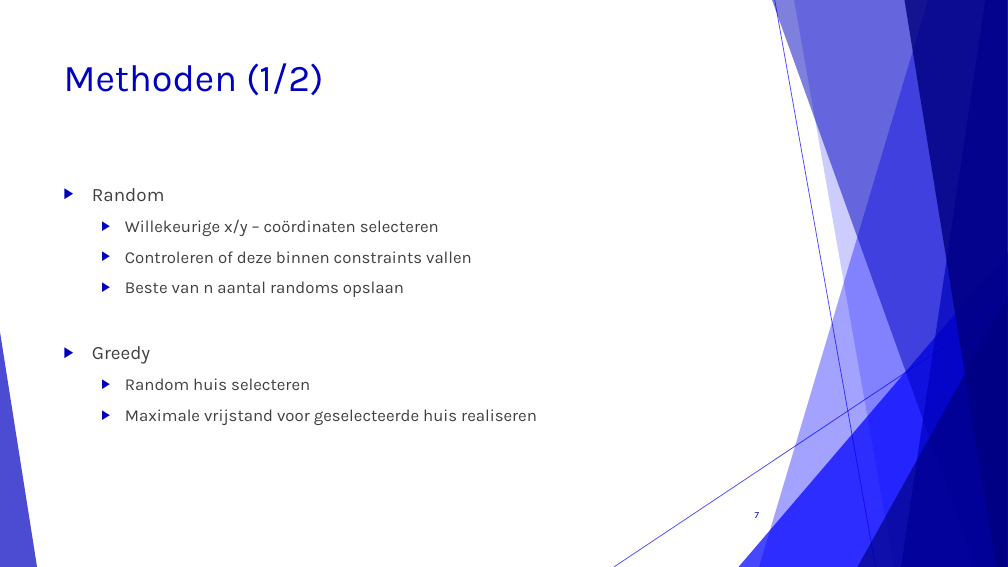
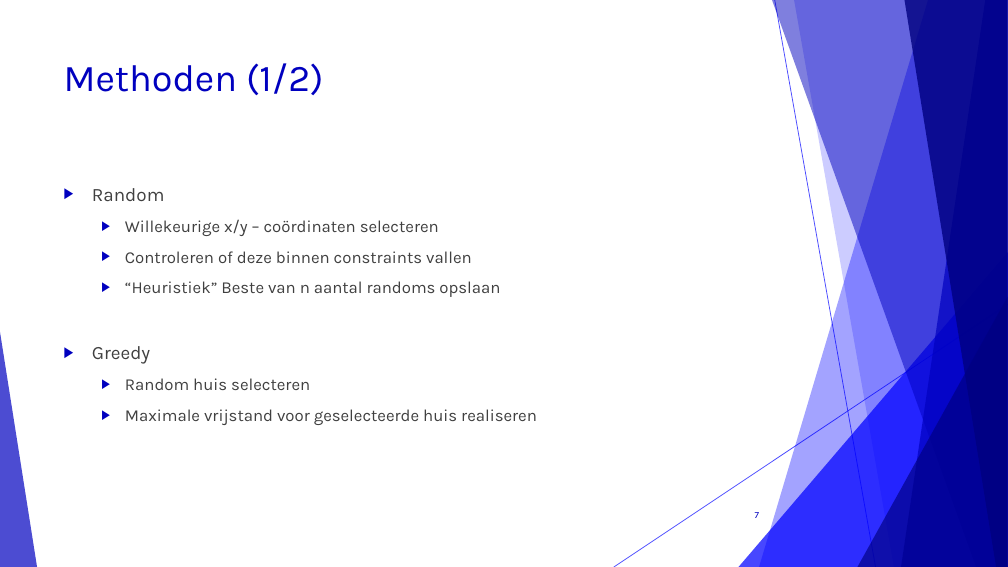
Before and after one commit to corne12345/Lekker-oke-, a slide deck: slide 7 of Eindpresentatie/Amstelhage eindpresentatie.pptx. Drawn at 1008x567 pixels with LibreOffice and Linux fonts; fonts in the diff are those of the drawing. Boxes give left, top, right and bottom in pixels: in the first picture for what was removed or moved away, otherwise in the second. Text is boxed around its words. In the diff, an @@ line names an element or a change of style, - is before the commit and + after.

```diff
--- a/Eindpresentatie/Amstelhage eindpresentatie.pptx
+++ b/Eindpresentatie/Amstelhage eindpresentatie.pptx
@@ text at (x1=125, y1=281, x2=500, y2=297): text changed @@
-  ▶ Beste van n aantal randoms opslaan
+  ▶ “Heuristiek” Beste van n aantal randoms opslaan
```
Also in this commit, not shown: 4 other slides changed, 1 slide added, 1 slide removed.
